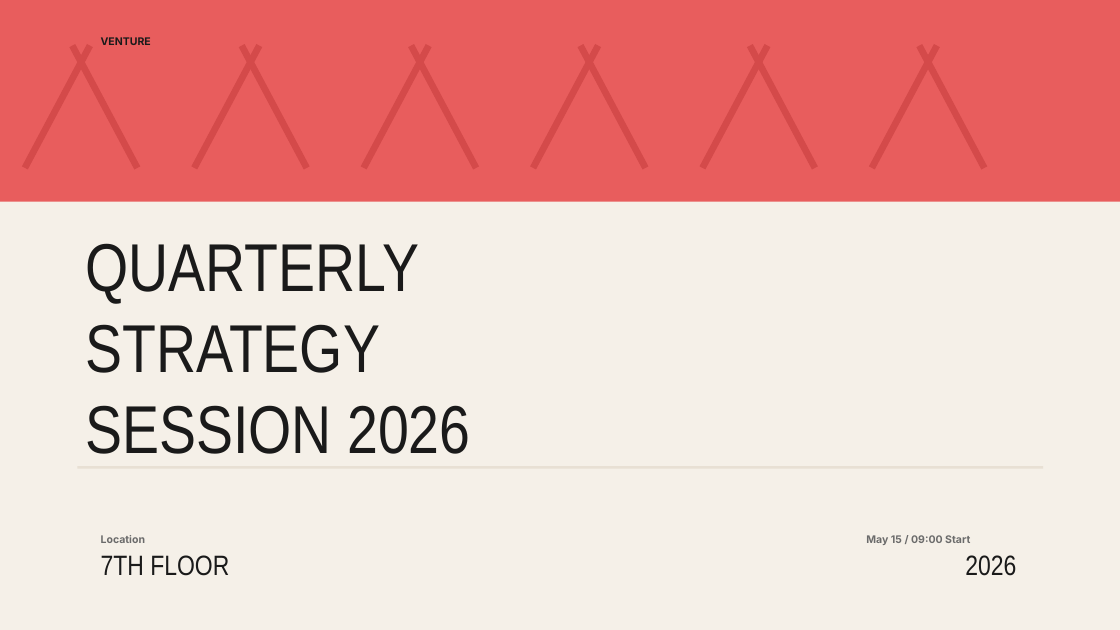
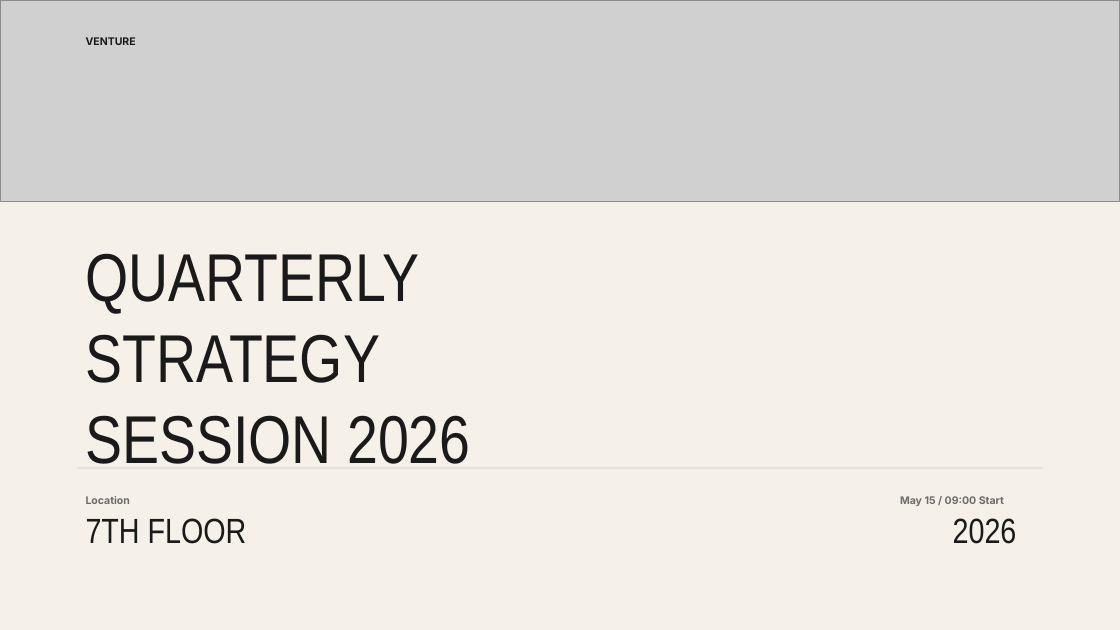
Before and after one commit to hustcer/pptx-nova, a slide deck: slide 1 of assets/examples/coral/deck.pptx. Drawn at 1120x630 pixels with LibreOffice and Linux fonts; fonts in the diff are those of the drawing; grey boxes stand for pictures. Boxes give left, top, right and bottom in pixels: in the first picture for what was removed or moved away, otherwise in the second. Text is boxed around its words. In the diff, an @@ line names an element or a change of style, - is before the commit and + after.

Commit message:
fix(pptx-nova): refine coral deckkit visuals
 - Rework coral SVG hatch textures so split and quote slides fill their panels cleanly without diagonal clipping artifacts.
 - Replace the cover texture with a subtler zigzag treatment closer to the HTML reference.
 - Move impact poster metadata fully into the bottom bar and widen the title box to clear visual gates.
 - Restore objective card badge contrast, sizing, and stat hierarchy, then regenerate coral example assets.
 - Format generated DeckKit example JSON through oxfmt so update, check, and commit hooks stay idempotent.

```diff
--- a/assets/examples/coral/deck.pptx
+++ b/assets/examples/coral/deck.pptx
@@ rectangle removed at (0,0,1120,202) @@
@@ picture added at (0,0,1120,202) @@
@@ rectangle removed at (22,44,93,170) @@
@@ rectangle removed at (70,44,141,170) @@
@@ text "VENTURE": place and size @@
-text "VENTURE" at (101,37,151,45)
+text "VENTURE" at (86,37,136,45)
@@ rectangle removed at (191,44,262,170) @@
@@ rectangle removed at (239,44,310,170) @@
@@ rectangle removed at (361,44,432,170) @@
@@ rectangle removed at (408,44,479,170) @@
@@ rectangle removed at (530,44,601,170) @@
@@ rectangle removed at (578,44,649,170) @@
@@ rectangle removed at (700,44,771,170) @@
@@ rectangle removed at (747,44,818,170) @@
@@ rectangle removed at (869,44,940,170) @@
@@ rectangle removed at (916,44,987,170) @@
@@ text "QUARTERLY": place and size @@
-text "QUARTERLY" at (86,243,470,454)
+text "QUARTERLY" at (86,253,470,464)
@@ text "Location": place and size @@
-text "Location" at (101,535,145,543)
+text "Location" at (86,496,130,504)
@@ text "7TH FLOOR": place and size @@
-text "7TH FLOOR" at (101,555,229,576)
+text "7TH FLOOR" at (86,518,247,544)
@@ text "7TH FLOOR" at (86,518,247,544): size 24 to 30 pt @@
@@ text "May 15 / 09:00 Start": place and size @@
-text "May 15 / 09:00 Start" at (866,535,970,545)
+text "May 15 / 09:00 Start" at (900,496,1004,506)
@@ text "2026" at (953,518,1017,544): size 24 to 30 pt @@
@@ text "2026": place and size @@
-text "2026" at (965,555,1016,576)
+text "2026" at (953,518,1017,544)
```
Also in this commit, not shown: 8 other slides changed, 6 other files.
